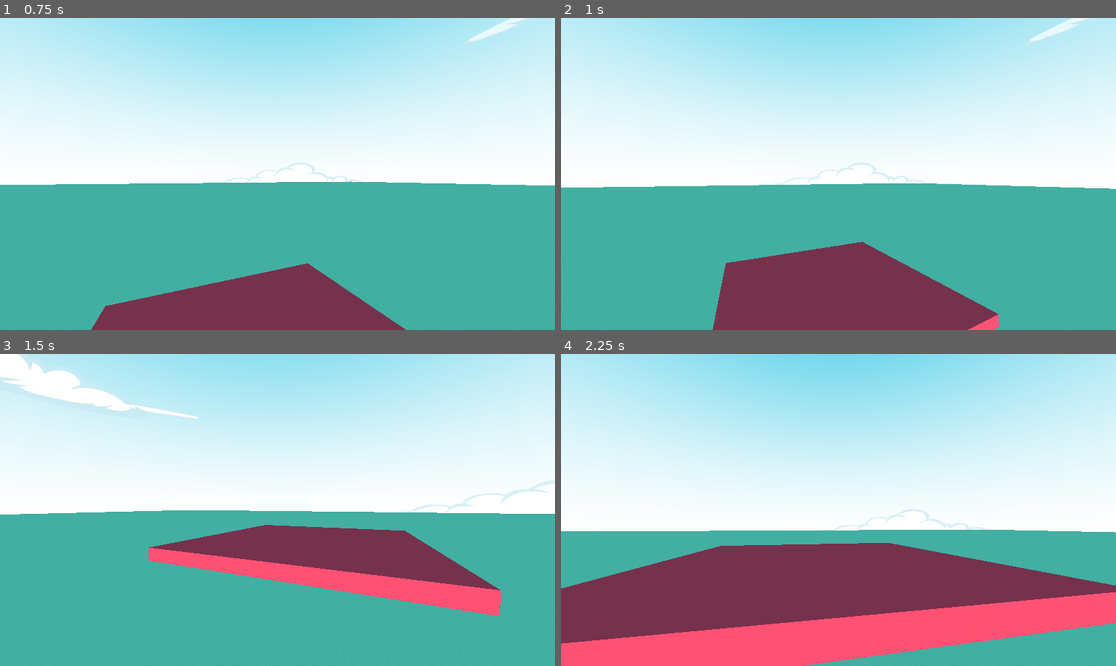
Above: before the commit, frames 1-4 (two rows, left to right).
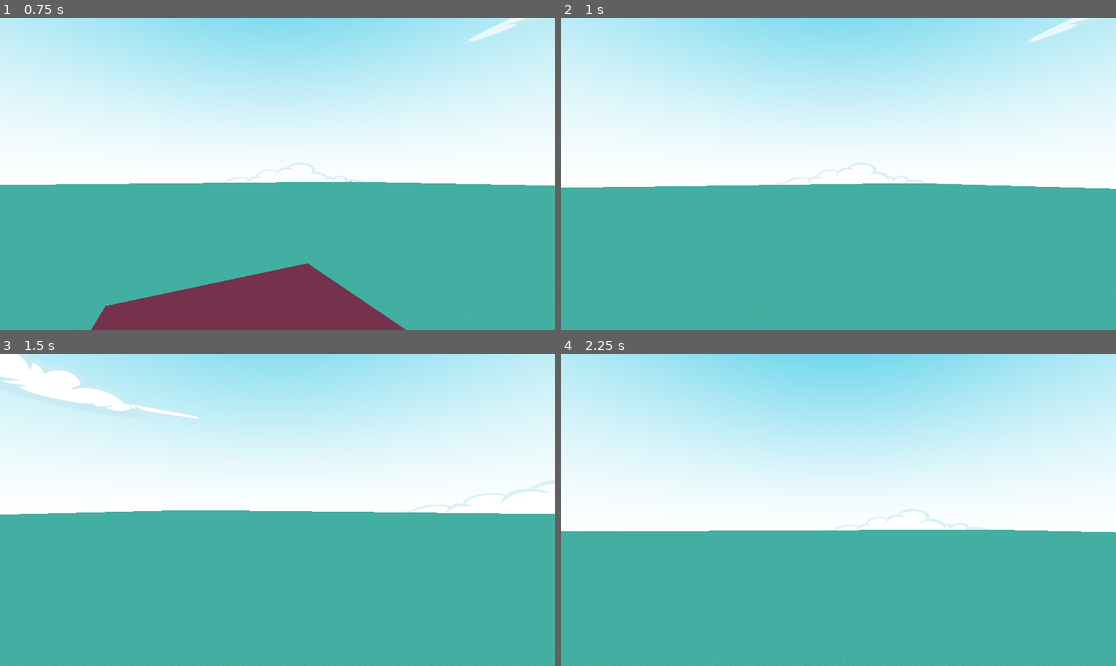
Above: after the commit, the same moments.

Repository: blissels/poly-quake-2
Game: Godot game, scene res://scenes/world.tscn
The game is run twice, just before and just after one commit, with the same random seed, the same clock (stepped at 60 frames per second) and the same inputs.
Inputs (mouse positions are in pixels of both pictures, inside the frame that each line leads up to):
- Up to frame 1 (0.75 s): tap Enter at 0.5 s; move the mouse to (305, 174) at 0.52 s; hold W (forward) from 0.53 s (still down); tap B (build_mode) at 0.6 s
- Up to frame 2 (1 s): keep holding W (forward); tap Space (jump) at 0.77 s; tap V (destroy_mode, bound only after the commit) at 0.8 s
- Up to frame 3 (1.5 s): keep holding W (forward); move the mouse to (249, 510) at 1.27 s; tap V (destroy_mode, bound only after the commit) at 1.35 s
- Up to frame 4 (2.25 s): keep holding W (forward); tap Space (jump) at 1.52 s; tap B (build_mode) at 1.55, 2.1 s; move the mouse to (849, 503) at 2.02 s

Frame 1 is identical in both runs. In frame 2, 10% of the frame differs, in the area x 27-79%, y 71-100%; in frame 3, 10%; in frame 4, 30%, in the area x 0-100%, y 60-100%.

Commit message:
toggle build on/off

Diff:
--- a/project.godot
+++ b/project.godot
@@ -83,6 +83,11 @@
 "events": [Object(InputEventMouseButton,"resource_local_to_scene":false,"resource_name":"","device":-1,"window_id":0,"a …(253 unchanged characters)…
 ]
 }
+destroy_mode={
+"deadzone": 0.2,
+"events": [Object(InputEventKey,"resource_local_to_scene":false,"resource_name":"","device":-1,"window_id":0,"alt_pressed":false,"shift_pressed":false,"ctrl_pressed":false,"meta_pressed":false,"pressed":false,"keycode":0,"physical_keycode":86,"key_label":0,"unicode":118,"location":0,"echo":false,"script":null)
+]
+}
 
 [physics]
 
--- /dev/null
+++ b/scenes/interface/main_level.tscn
@@ -0,0 +1,38 @@
+[gd_scene format=3 uid="uid://dy005eoy2m8d7"]
+
+[node name="MainLevel" type="Control" unique_id=905977399]
+layout_mode = 3
+anchors_preset = 15
+anchor_right = 1.0
+anchor_bottom = 1.0
+grow_horizontal = 2
+grow_vertical = 2
+metadata/_edit_use_anchors_ = true
+
+[node name="HBoxContainer" type="HBoxContainer" parent="." unique_id=909932222]
+layout_mode = 1
+anchors_preset = 15
+anchor_right = 1.0
+anchor_bottom = 1.0
+grow_horizontal = 2
+grow_vertical = 2
+theme_override_constants/separation = 8
+
+[node name="Game Identity" type="VBoxContainer" parent="HBoxContainer" unique_id=827222991]
+layout_mode = 2
+alignment = 1
+
+[node name="MenuBar" type="MenuBar" parent="HBoxContainer/Game Identity" unique_id=2026395059]
+visible = false
+layout_mode = 2
+
+[node name="LevelGuide" type="VBoxContainer" parent="HBoxContainer" unique_id=552472291]
+layout_mode = 2
+alignment = 1
+
+[node name="Label" type="Label" parent="HBoxContainer/LevelGuide" unique_id=1783349951]
+layout_mode = 2
+size_flags_vertical = 3
+text = "Build Mode: B (ON/OFF)"
+horizontal_alignment = 2
+vertical_alignment = 1
--- a/scenes/player.tscn
+++ b/scenes/player.tscn
@@ -20,4 +20,4 @@
 transform = Transform3D(1, 0, 0, 0, 1, 0, 0, 0, 1, 0, -0.5, -2.5)
 
 [node name="raycast" type="RayCast3D" parent="head" unique_id=551432155]
-target_position = Vector3(0, 0, -2.5)
+target_position = Vector3(0, 0, -3)
--- a/scripts/player.gd
+++ b/scripts/player.gd
@@ -26,6 +26,11 @@
 
 var new_rot = 0.0
 var rotation_complete = true
+
+# AI Generated {for toggle build_mode on/off}
+var in_build_mode: bool = false
+# AI Generated {for toggle destroy mode}
+var in_destroy_mode: bool = false
 
 func _ready():
 	objects.append(preload("res://scenes/build/floor.tscn"))
@@ -68,10 +73,23 @@
 
 func _physics_process(delta):
 	if Input.is_action_just_pressed("build_mode"):
-		if ghost_block:
-			ghost_block.destroy()
+		in_build_mode = !in_build_mode
+
+		if in_build_mode == false:
+			if ghost_block != null:
+				ghost_block.queue_free()
+				ghost_block = null
 		else:
 			spawn_ghost_block()
+
+	# --- TOGGLE DESTROY MODE ---
+	elif Input.is_action_just_pressed("destroy_mode"):
+		in_destroy_mode = !in_destroy_mode
+		if in_destroy_mode:
+			in_build_mode = false # Matikan mode build kalau masuk hancur
+			if ghost_block != null:
+				ghost_block.queue_free()
+				ghost_block = null
 
 	if ghost_block:
 		building(delta)
